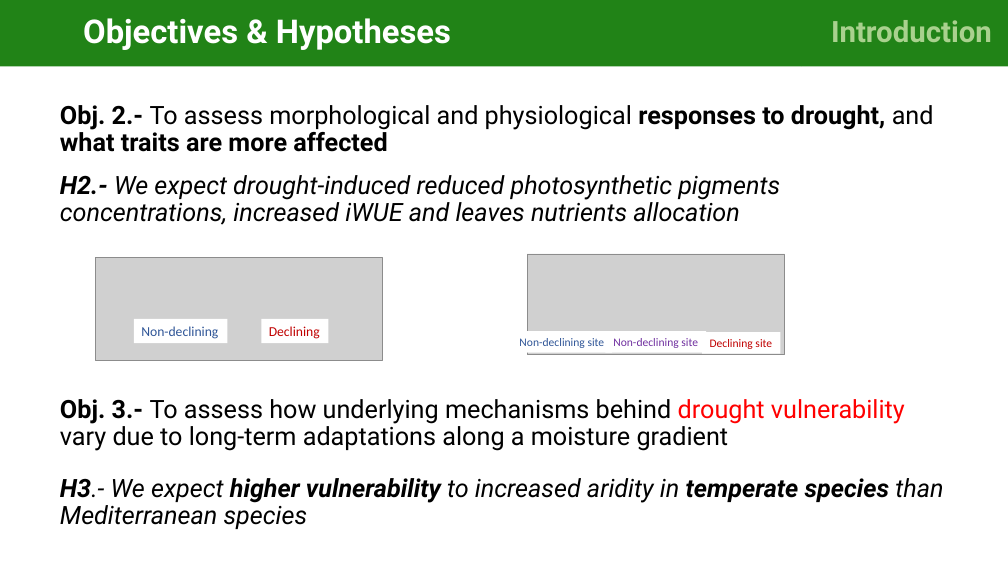
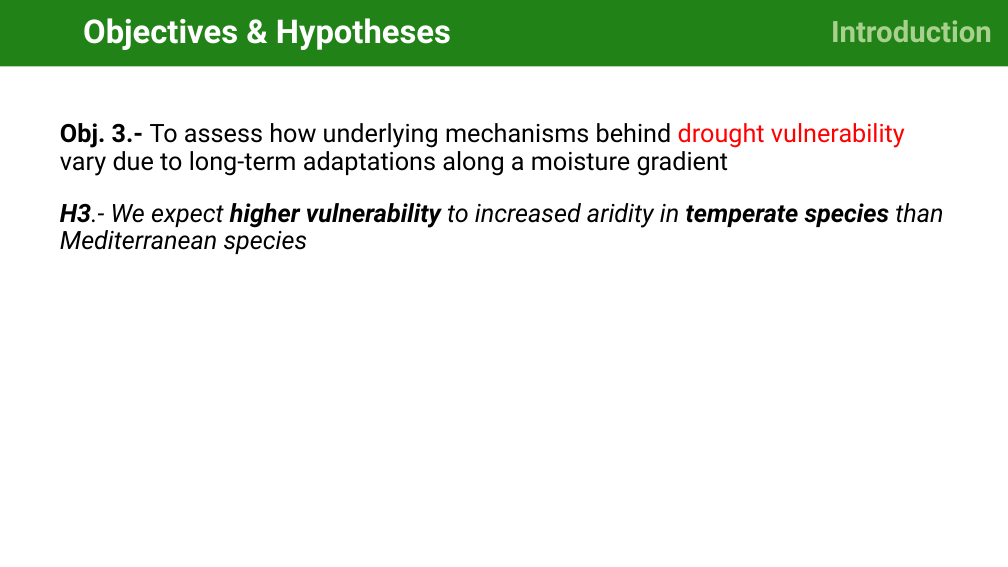
Before and after one commit to cris-fernandez/Tesis_Individuo, a slide deck: slide 8 of 06_ppts/exploratory_analysis_figures_v3-CFB-CG.pptx (slide 7 before the commit). Drawn at 1008x567 pixels with LibreOffice and Linux fonts; fonts in the diff are those of the drawing; grey boxes stand for pictures. Boxes give left, top, right and bottom in pixels: in the first picture for what was removed or moved away, otherwise in the second. Text is boxed around its words. In the diff, an @@ line names an element or a change of style, - is before the commit and + after.

```diff
--- a/06_ppts/exploratory_analysis_figures_v3-CFB-CG.pptx
+++ b/06_ppts/exploratory_analysis_figures_v3-CFB-CG.pptx
@@ text "Obj. 3.- To assess how ...": place and size @@
-text "Obj. 3.- To assess how ..." at <box>60,399,905,451</box>
+text "Obj. 3.- To assess how ..." at <box>60,123,905,176</box>
@@ text removed at <box>60,105,934,152</box> @@
-Obj. 2.- To assess morphological and physiological responses to drought, and what traits are more affected
@@ text removed at <box>60,175,780,225</box> @@
-H2.- We expect drought-induced reduced photosynthetic pigments concentrations, increased iWUE and leaves nutrients allocation
@@ text "H3.- We expect higher vulnerability ...": place and size @@
-text "H3.- We expect higher vulnerability ..." at <box>60,478,943,529</box>
+text "H3.- We expect higher vulnerability ..." at <box>60,203,943,254</box>
@@ picture removed at <box>95,257,383,361</box> @@
@@ rectangle removed at <box>134,319,228,343</box> @@
-Non-declining
@@ rectangle removed at <box>262,319,329,343</box> @@
-Declining
@@ group removed at <box>512,254,785,355</box>: 3 rectangles, 1 picture @@
-Non-declining site
-Non-declining site
-Declining site
```
Also in this commit, not shown: 1 other slide changed.
